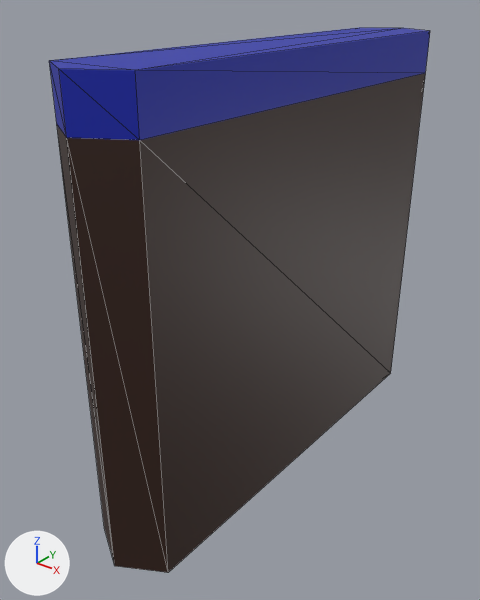
A saved change to the glTF model app/public/img/hakoniwa/glb/sea_edge.glb.
Rendered twice from a 50 mm camera at (0.846, -1.192, 1.12) aimed at (-0.044, -0.079, 0.43). Lighting does not change. The marker at lower left points along +X, +Y and +Z. Mesh edges are drawn as thin lines. Vertices at the same position are counted once.
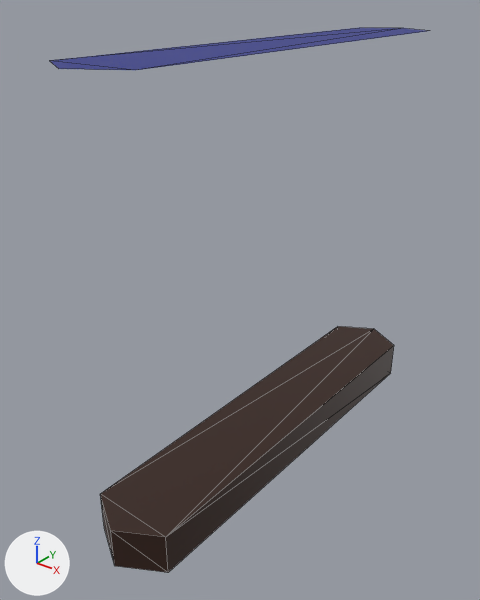
Edits to the bpy script that builds the scene:
```text
Add mat_sea_1:
    mat_sea_1 = principled_material('sea_1')
    mat_sea_1.base_color = (0.00872, 0.0191, 0.251)  # blue #172689
Change me_cylinder_010:
    used by ob_cylinder_002; location = (0.0, 0.0, 0.0)
    remove me_cylinder_010.from_pydata(...)  # 18 vertices, 32 faces; spans x -0.1..0.1, y -0.558..0.558, z 0.0..1.0
    add me_cylinder_010.from_pydata(...)  # 18 vertices, 24 faces; spans x -0.1..0.1, y -0.558..0.558, z 0.0..1.0
    me_cylinder_010 part 1
    6 vertices are removed from x -0.1..0.1, y -0.558..0.558, z 0.9
    24 faces are deleted
    6 new vertices lie (0.0, 0.0, 0.1) away from vertices in x -0.1..0.1, y -0.558..0.558, z 0.0
    16 new faces join them, mat_material_001 (brown #341c12)
    me_cylinder_010 part 2: 4 faces spanning x -0.1..0.1, y -0.558..0.558, z 1.0 switch from mat_material_002 (blue #0b22ad) to mat_sea_1 (blue #172689)
```

Changed parts and their boxes (x1, y1, x2, y2) in the pictures (480 x 600 px; the box of a moved part takes in the faces that stretch with it):
'Cylinder.002', reshaped
    before: (49, 28, 430, 573)
    after: (50, 28, 426, 573)
part 1 of me_cylinder_010, moved or reshaped
    before: (49, 31, 430, 573)
    after: (100, 326, 394, 573)
part 2 of me_cylinder_010, recoloured
    both: (50, 28, 426, 70)
